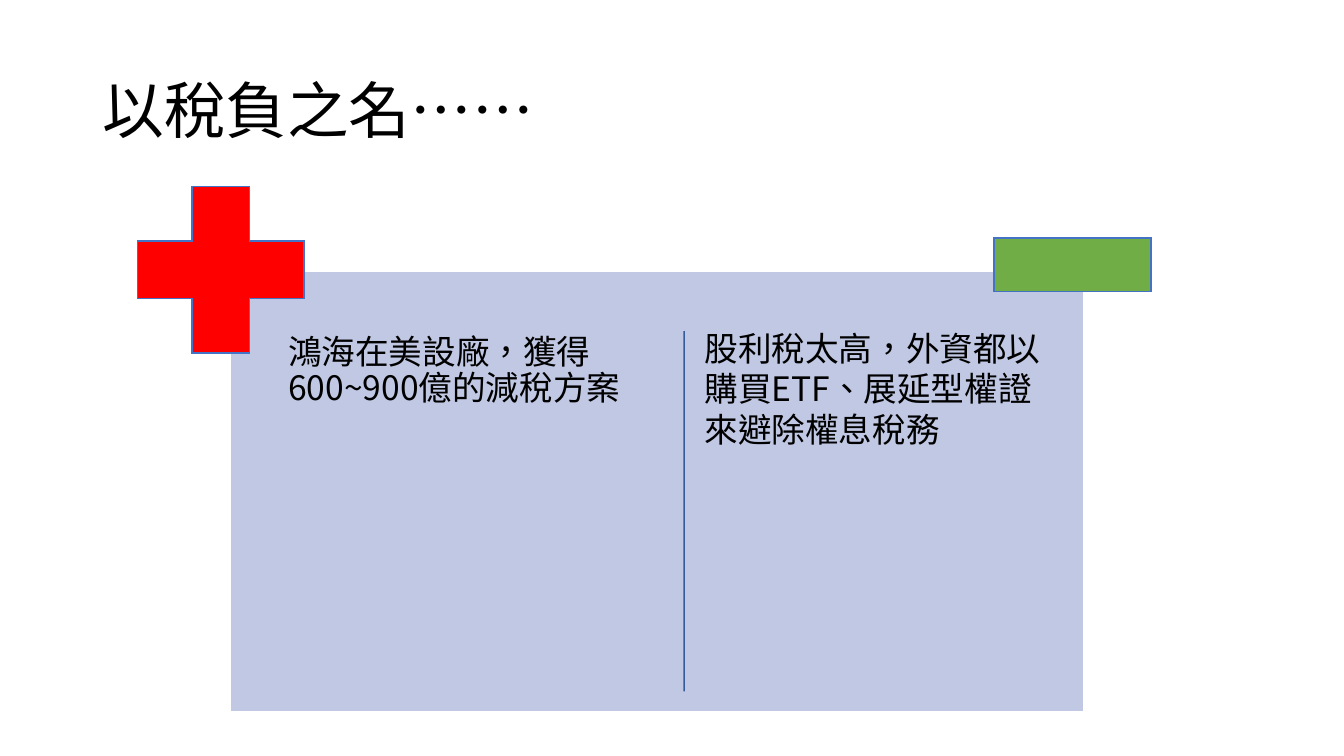
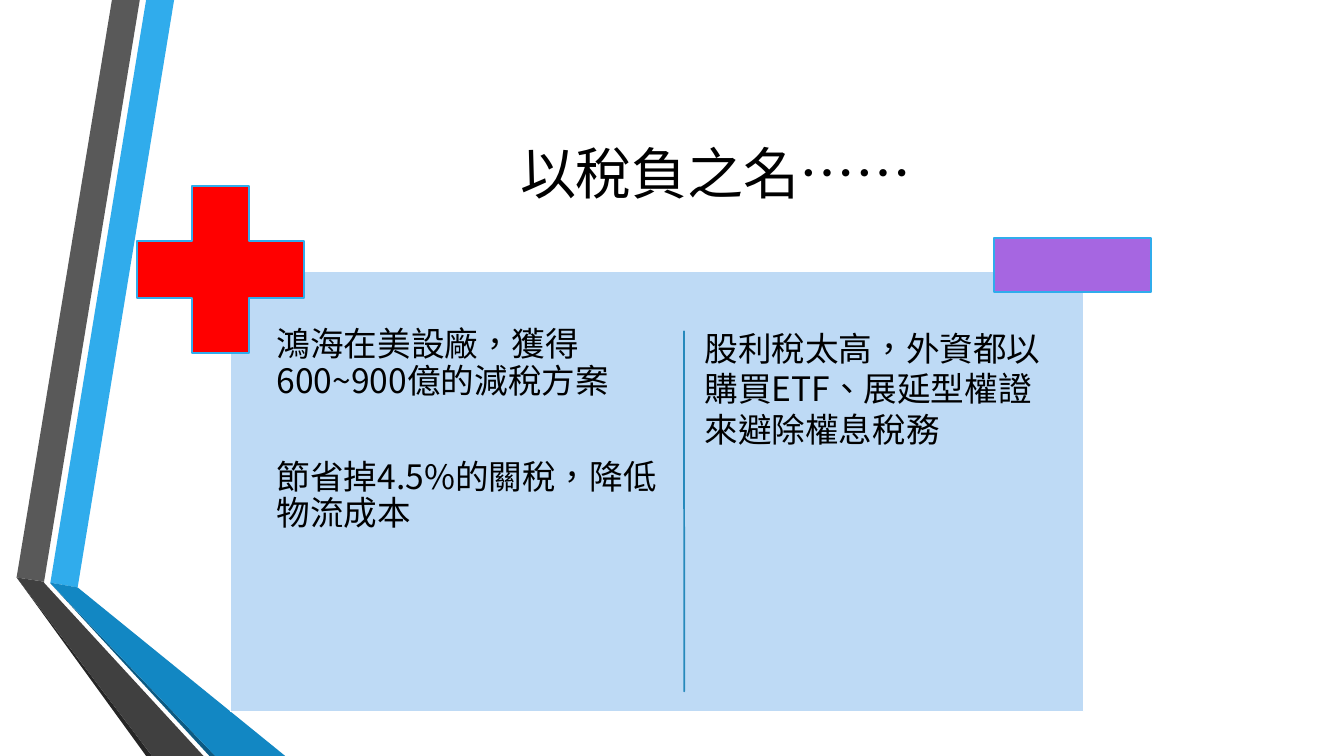
Before and after one commit to Jameswilson7788/school, a slide deck: slide 4 of 政府產業政策簡報.pptx. Drawn at 1344x756 pixels with LibreOffice and Linux fonts; fonts in the diff are those of the drawing; background and template pictures are left out. Boxes give left, top, right and bottom in pixels: in the first picture for what was removed or moved away, otherwise in the second. Text is boxed around its words. In the diff, an @@ line names an element or a change of style, - is before the commit and + after.

Commit message:
工作底稿2.0

```diff
--- a/政府產業政策簡報.pptx
+++ b/政府產業政策簡報.pptx
@@ title "以稅負之名……": place and size @@
-title "以稅負之名……" at [102, 81, 533, 138]
+title "以稅負之名……" at [520, 147, 912, 199]
@@ title "以稅負之名……" at [520, 147, 912, 199]: size 44 to 40 pt; alignment left to centre; line spacing 0.9 to 1 @@
@@ plus at [137, 187, 303, 353]: outline #4472C4 1 pt to #30ACEC 1.25 pt @@
@@ rectangle at [994, 238, 1151, 291]: fill #70AD47 to #A666E1; outline #4472C4 1 pt to #30ACEC 1.25 pt @@
@@ rectangle at [231, 271, 1084, 712]: fill #C1C9E4 to #BEDBF6; outline #FFFFFF 1 pt to #FFFFFF 1.25 pt @@
@@ text "鴻海在美設廠，獲得600~900億的減稅方案": place and size @@
-text "鴻海在美設廠，獲得600~900億的減稅方案" at [288, 335, 620, 403]
+text "鴻海在美設廠，獲得600~900億的減稅方案" at [277, 327, 657, 528]
@@ line (685, 332) - (685, 692): stroke #365B9D 1 pt to #268ABD 1.25 pt @@
@@ text at [277, 460, 657, 528]: paragraph added @@
+節省掉4.5%的關稅，降低物流成本
@@ group added at [16, 0, 285, 756]: 6 freeform shapes @@
```
Also in this commit, not shown: 13 other slides changed, 7 slides added, 4 slides removed.
